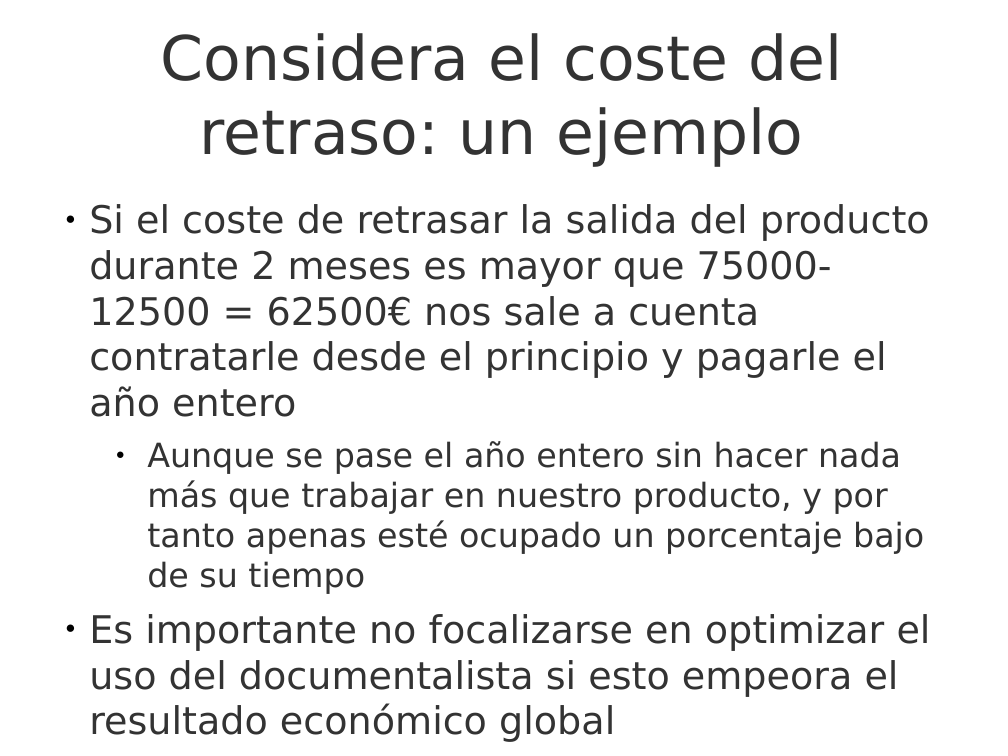
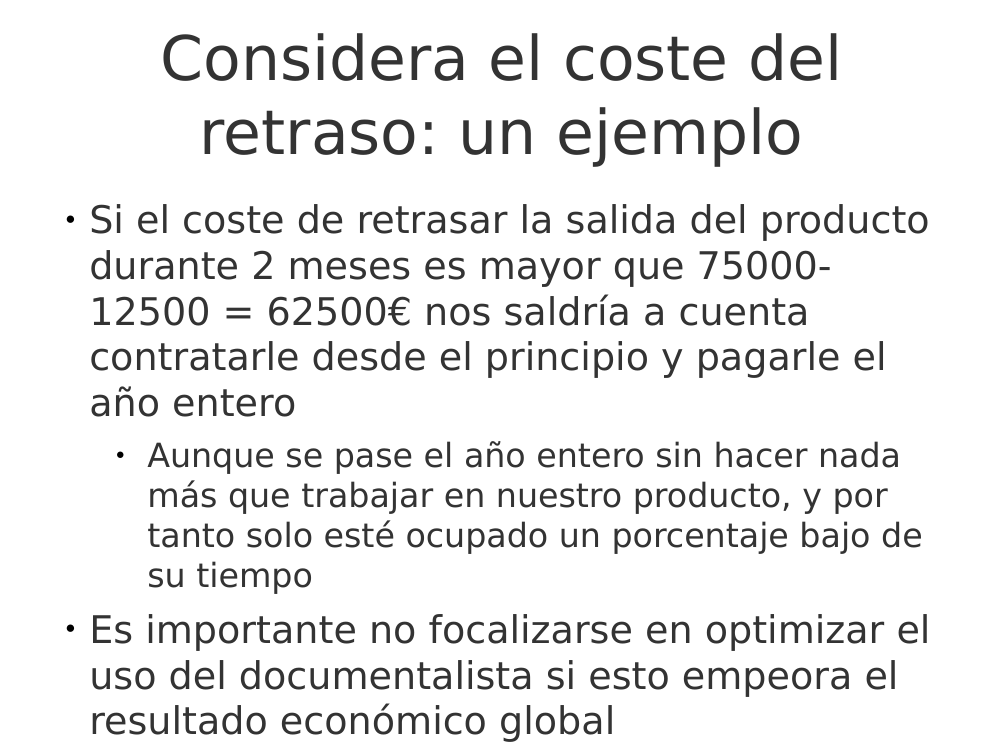
Before and after one commit to UNIZAR-30248-GeProSoft/scrum-slides, a slide deck: slide 49 of 7i_GPS-S02-Scrum-PrincipiosÁgiles.odp (slide 47 before the commit). Drawn at 1008x756 pixels with LibreOffice and Linux fonts; fonts in the diff are those of the drawing; background and template pictures are left out. Boxes give left, top, right and bottom in pixels: in the first picture for what was removed or moved away, otherwise in the second. Text is boxed around its words. In the diff, an @@ line names an element or a change of style, - is before the commit and + after.

```diff
--- a/7i_GPS-S02-Scrum-PrincipiosÁgiles.odp
+++ b/7i_GPS-S02-Scrum-PrincipiosÁgiles.odp
@@ text at (89,204,930,594): text changed @@
-● Si el coste de retrasar la salida del producto durante 2 meses es mayor que 75000-12500 = 62500€ nos sale a cuenta contratarle desde el principio y pagarle el año entero
-  ● Aunque se pase el año entero sin hacer nada más que trabajar en nuestro producto, y por tanto apenas esté ocupado un porcentaje bajo de su tiempo
+● Si el coste de retrasar la salida del producto durante 2 meses es mayor que 75000-12500 = 62500€ nos saldría a cuenta contratarle desde el principio y pagarle el año entero
+  ● Aunque se pase el año entero sin hacer nada más que trabajar en nuestro producto, y por tanto solo esté ocupado un porcentaje bajo de su tiempo
```
Also in this commit, not shown: 51 other slides changed, 2 slides added, 1 other file.
